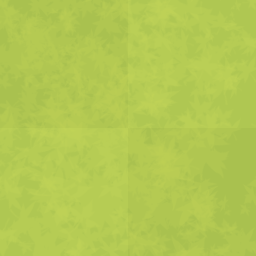
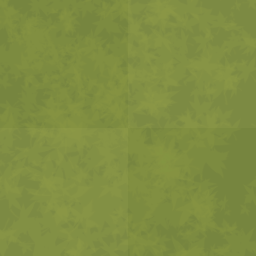
Two versions of the same layered image (256x256). Layer-by-layer changes:
"Layer 14": opacity 28% → 16% over (0, 0, 256, 256)
painted on "Layer 13" over (0, 0, 256, 256)
painted on "Layer 15" over (0, 0, 256, 256)
